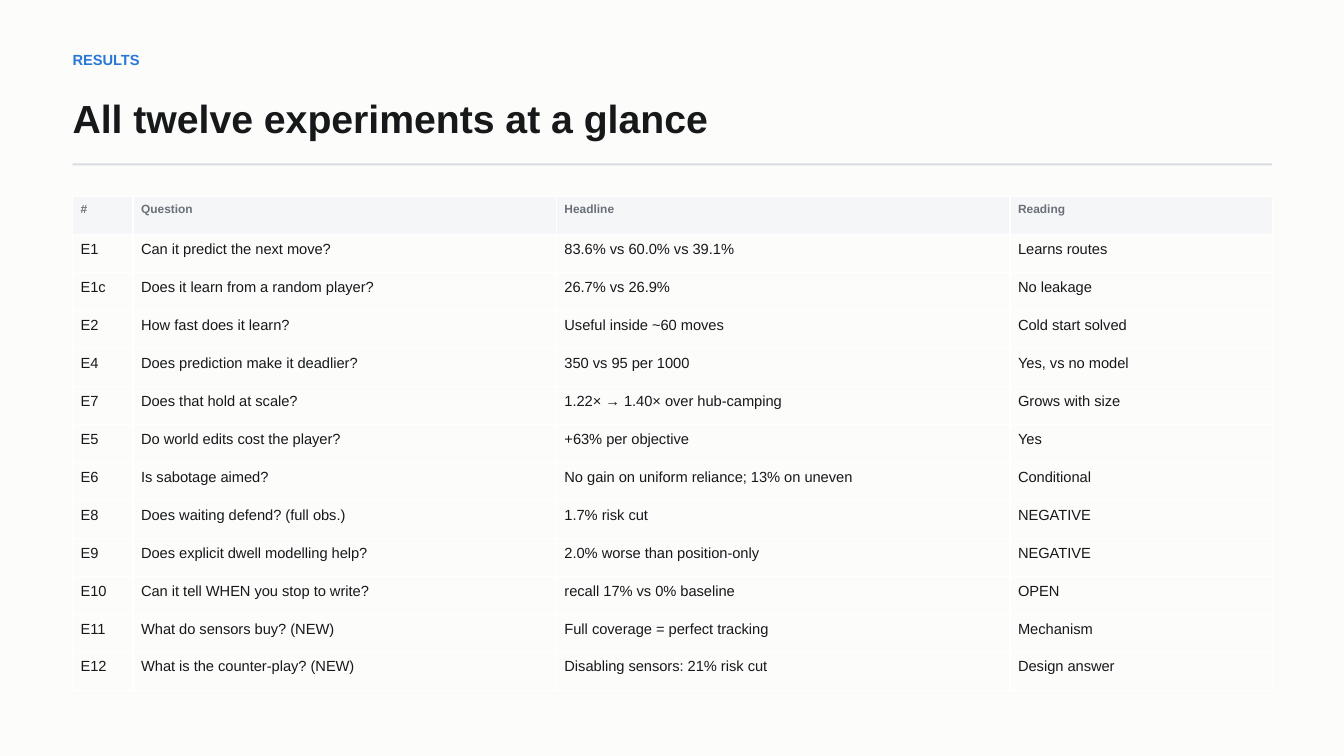
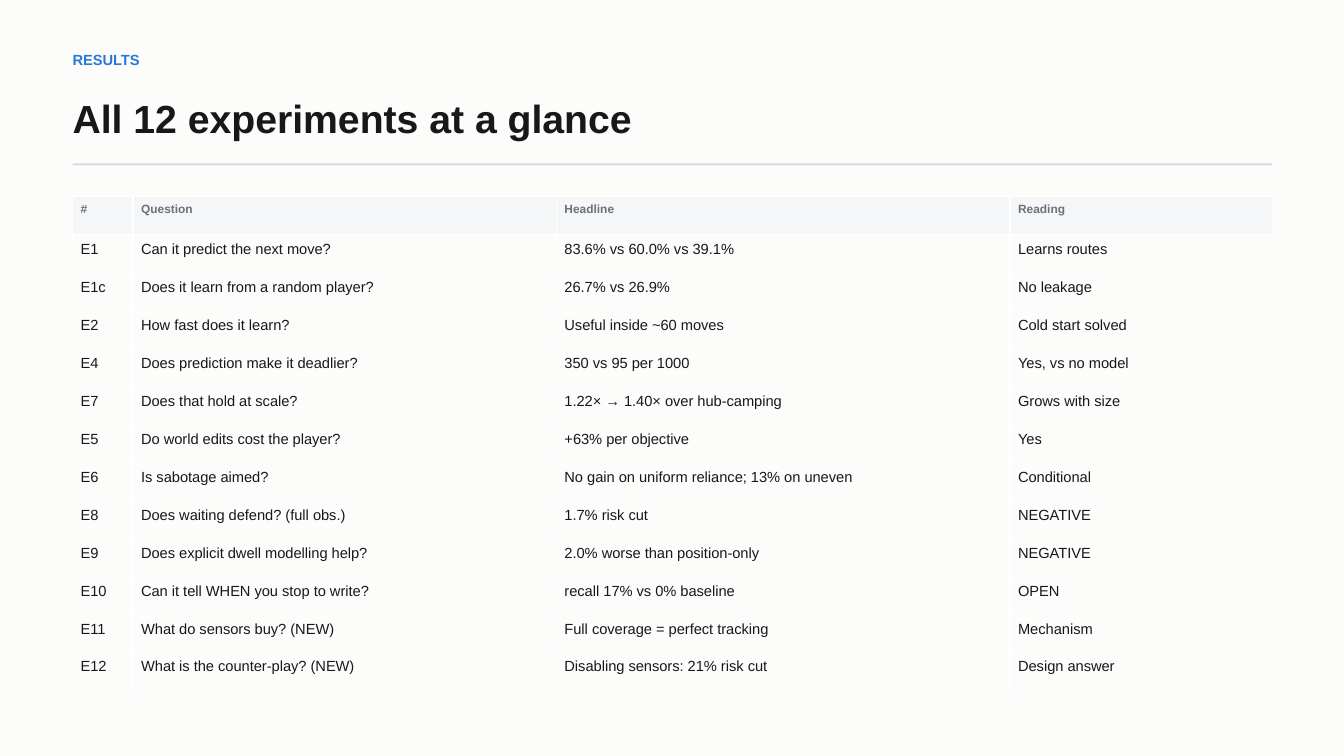
Before and after one commit to Sh1v4mKum4r/parity, a slide deck: slide 20 of docs/PARITY-review3-deck.pptx. Drawn at 1344x756 pixels with LibreOffice and Linux fonts; fonts in the diff are those of the drawing. Boxes give left, top, right and bottom in pixels: in the first picture for what was removed or moved away, otherwise in the second. Text is boxed around its words. In the diff, an @@ line names an element or a change of style, - is before the commit and + after.

```diff
--- a/docs/PARITY-review3-deck.pptx
+++ b/docs/PARITY-review3-deck.pptx
@@ text at (73,104,632,141): text changed @@
-All twelve experiments at a glance
+All 12 experiments at a glance
```
Also in this commit, not shown: 2 other slides changed, 3 other files.
